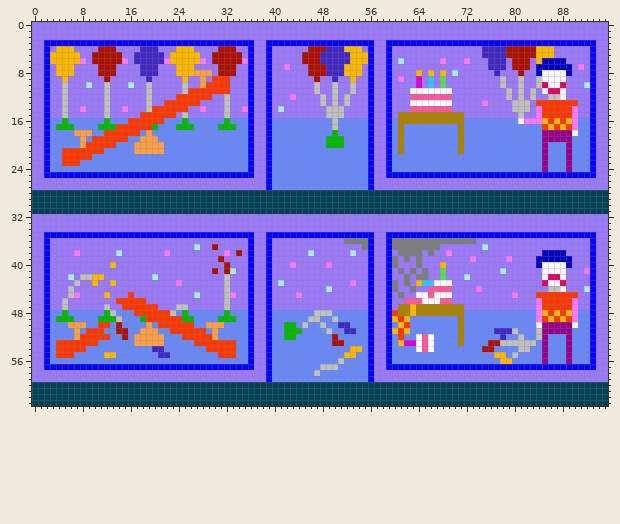
Two states of a sprite sheet, resources/img/rooms/balloon_interior.png. That is the earlier state.
The file is 96x64 pixels.
Once edited:
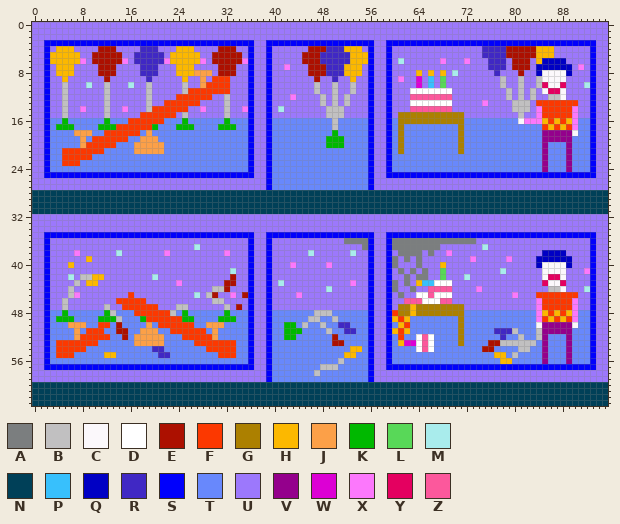
Palette (. is transparent): A #7b7e7f  B #c1c0c1  C #fbf8fb  D #ffffff  E #ac1000  F #fc3800  G #ac8000  H #fcb800  J #fca048  K #00b800  L #58d858  M #a9ecec  N #004058  P #38c0fc  Q #0000c4  R #4028c4  S #0000fc  T #6888fc  U #9c78fc  V #94008c  W #dc00d4  X #fc78fc  Y #e40060  Z #fc589c
The edit:
@@ x 4..37 @@
 36 UUUUUUUUUUUUUUUUUUUUUUUUUUUUUUUUSU
-37 UUUUUUUUUUUUUUUUUUUUUUUMUUEUUUUUSU
-38 UUUXUUUUUUMUUUUUUUXUUUUUUUUUXUEUSU
-39 UUUUUUUUUUUUUUUUUUUUUUUUUUUEUUUUSU
-40 UUUUUUUUUHUUUUUUUUUUUUUUUUUUEUUUSU
-41 UUUUUUUUUUUUUUUUUUUUUUUUUUEUEMUUSU
-42 UUMUBBHHUUUUUUUUMUUUUUUUUUUUBUUUSU
-43 UUUBUUHUUHUUUUUUUUUUXUUUUUUUBUUUSU
-44 UUBUUUUUUUUUUUUUUUUUUUUUUUUUBUUUSU
-45 UUBXUUUUHUUUFUUUUUUUUUUMUUUUBXUUSU
-46 UBUUUUUUUUFFFFFUUUUUUUUUUUUUBUUUSU
-47 UBUUUUUUBUUFFFFFFUUUBBUUUUUUBUUUSU
+37 UUUUUUUUUUUUUUUUUUUUUUUMUUUUUUUUSU
+38 UUUXUUUUUUMUUUUUUUXUUUUUUUUUXUUUSU
+39 UUUUUHUUUUUUUUUUUUUUUUUUUUUUUUUUSU
+40 UUHUUUUUUUUUUUUUUUUUUUUUUUUUUUUUSU
+41 UUUUUUUUUUUUUUUUUUUUUUUUUUUUUMUUSU
+42 UUMUBBHHUUUUUUUUMUUUUUUUUUUUUEUUSU
+43 UUUBUHHUUUUUUUUUUUUUXUUUUUUUEEUUSU
+44 UUBUUUUUUUUUUUUUUUUUUUUUUUBBEUUUSU
+45 UUBXUUUUUUUUFUUUUUUUUUUMUBEUUXUESU
+46 UBUUUUUUUUFFFFFUUUUUUUUUUUBBUUUUSU
+47 UBUUUUUUBUUFFFFFFUUUBBUUUUUUBUEUSU
 48 TKTTTTTTKBTTTFFFFFFBTKTTTTTTKTTTSU
Where, in picture pixels (left, top, right, bottom), the same in both pictures:
changed: (206, 244, 248, 310)
changed: (68, 256, 116, 298)
